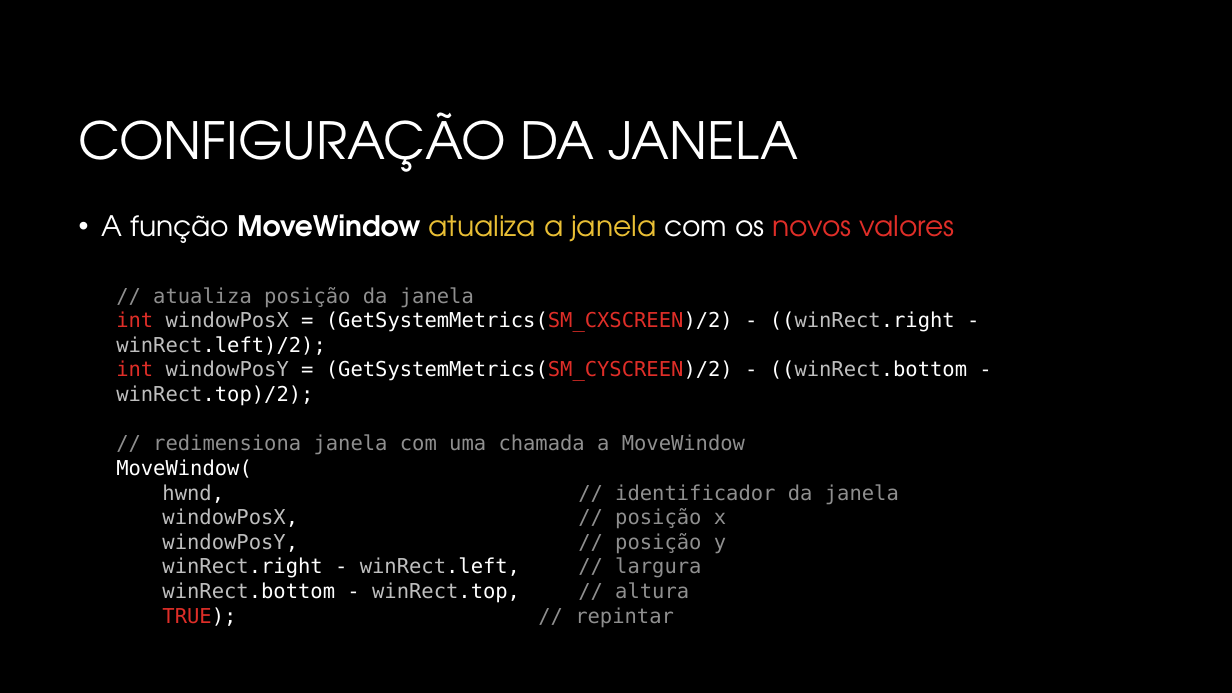
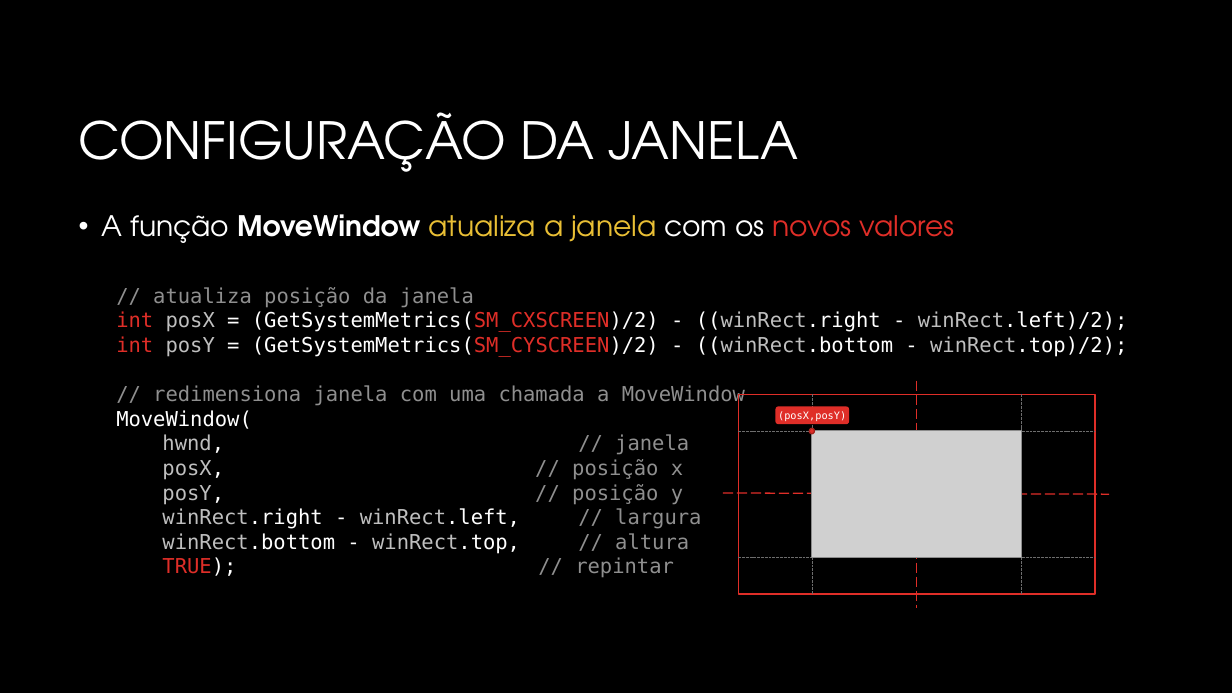
Before and after one commit to JudsonSS/CG, a slide deck: slide 41 of Slides/02. Programação de Janelas.pptx. Drawn at 1232x693 pixels with LibreOffice and Linux fonts; fonts in the diff are those of the drawing; grey boxes stand for pictures; background and template pictures are left out. Boxes give left, top, right and bottom in pixels: in the first picture for what was removed or moved away, otherwise in the second. Text is boxed around its words. In the diff, an @@ line names an element or a change of style, - is before the commit and + after.

```diff
--- a/Slides/02. Programação de Janelas.pptx
+++ b/Slides/02. Programação de Janelas.pptx
@@ text at [116, 311, 1128, 357]: text changed @@
-int windowPosX = (GetSystemMetrics(SM_CXSCREEN)/2) - ((winRect.right - winRect.left)/2);
-int windowPosY = (GetSystemMetrics(SM_CYSCREEN)/2) - ((winRect.bottom - winRect.top)/2);
+int posX = (GetSystemMetrics(SM_CXSCREEN)/2) - ((winRect.right - winRect.left)/2);
+int posY = (GetSystemMetrics(SM_CYSCREEN)/2) - ((winRect.bottom - winRect.top)/2);
@@ text at [162, 434, 689, 505]: text changed @@
-hwnd, // identificador da janela
-windowPosX, // posição x
-windowPosY, // posição y
+hwnd, // janela
+posX, // posição x
+posY, // posição y
@@ group added at [723, 381, 1109, 608]: 6 lines, 1 rectangle, 1 rounded rectangle, 1 picture, 1 ellipse @@
+(posX,posY)
```
Also in this commit, not shown: 3 other slides changed, 9 other files.
